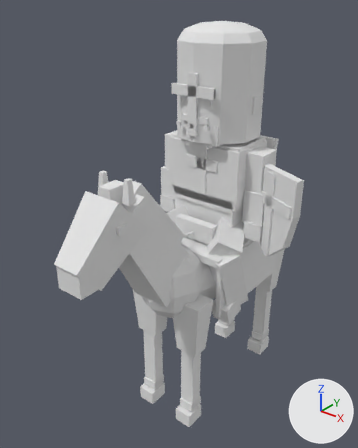
Renders of the glTF model sample_project/assets/3d/units/teutons/cavalry_a3.glb from each side of a commit.
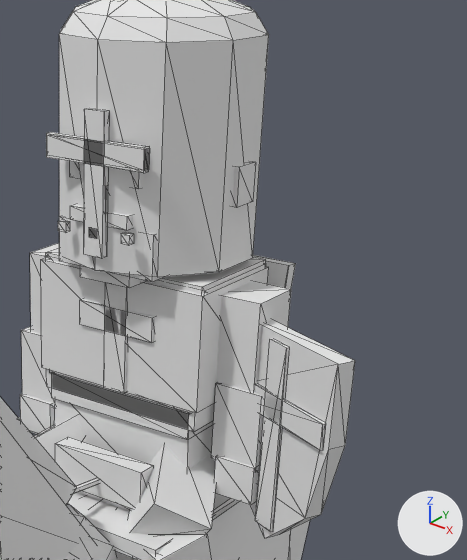
Each version appears first whole from a 50 mm camera at (1.74, -2.58, 2.79) aimed at (-0.08, -0.3, 1.38), and next in a close-up on the part from 42% to 98% of the width and 6% to 59% of the height. Arrows for +X, +Y and +Z are at lower right; the lights stay in place. The last two pictures show the newer version. The close-ups show mesh edges as thin lines. Vertices at exactly the same position are counted once.

Script lines for the objects in view, before the commit:
```python
me_body = bpy.data.meshes.new('Body')
me_body.from_pydata(...)  # 893 vertices, 1450 faces; spans x -0.45..0.68, y -1.29..0.92, z 0.0..2.6
me_body.materials.append(mat_pe_unitpalette)  # white #e7e7e7
ob_body = bpy.data.objects.new('Body', me_body)
ob_body.location = (0.0, 0.0, 0.0)
```
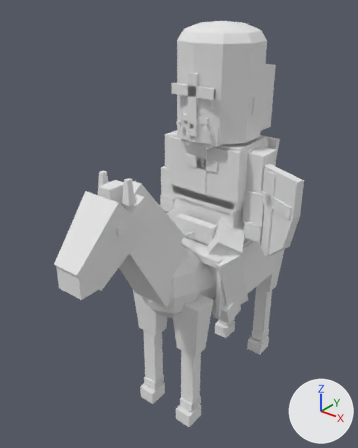
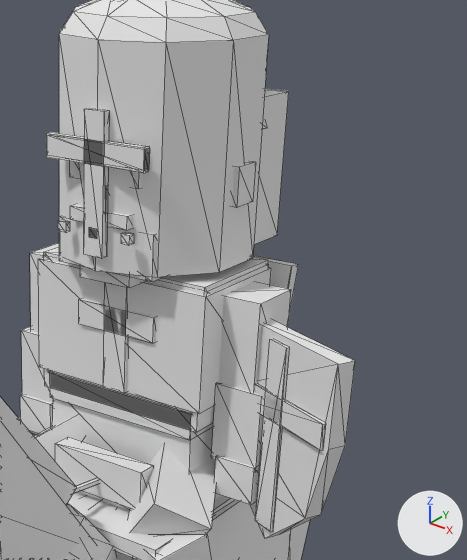
The newer file is also rescaled (x1.03) as a whole; pictures and numbers use the older file's frame.

Where the change shows, as pixel boxes [x1, y1, x2, y2] in the close-ups (467 x 560 px; the box of a moved part takes in the faces that stretch with it):
```json
{"part": 1, "of": "me_body", "change": "moved or reshaped", "before": [41, 258, 269, 413], "after": [43, 254, 269, 295]}
{"part": 2, "of": "me_body", "change": "added", "after": [44, 247, 268, 432]}
{"part": 3, "of": "me_body", "change": "moved or reshaped", "before": [52, 374, 213, 440], "after": [52, 398, 220, 499]}
{"part": 4, "of": "me_body", "change": "added", "after": [38, 258, 271, 414]}
{"part": 5, "of": "me_body", "change": "added", "after": [48, 370, 193, 415], "on screen": "mostly hidden"}
{"part": 6, "of": "me_body", "change": "added", "after": [254, 89, 289, 244]}
{"part": 7, "of": "me_body", "change": "rebuilt", "before": [253, 255, 296, 289], "after": [253, 255, 299, 314]}
{"part": 8, "of": "me_body", "change": "deleted", "before": [45, 255, 266, 294]}
{"part": 9, "of": "me_body", "change": "moved or reshaped", "before": [50, 370, 191, 414], "after": [50, 374, 213, 441], "on screen": "mostly hidden before"}
```

Scene script edits in JSON lines:
```json
{"block": "me_body", "where": "# used by ob_body; location = (0.0, 0.0, 0.0)"}
{"op": "remove", "block": "me_body", "code": "me_body.from_pydata(...)  # 893 vertices, 1450 faces; spans x -0.45..0.68, y -1.29..0.92, z 0.0..2.6"}
{"op": "add", "block": "me_body", "code": "me_body.from_pydata(...)  # 932 vertices, 1520 faces; spans x -0.45..0.68, y -1.29..0.92, z 0.0..2.6"}
{"block": "me_body", "change": "me_body part 1: the loose piece of 8 vertices spanning x -0.26..0.26, y -0.17..0.16, z 1.58..1.9 is scaled about its middle by (0.991, 0.939, 0.688), then moved by (0.0, 0.01, 0.06)"}
{"block": "me_body", "change": "me_body part 2: a new loose piece, a box spanning x -0.26..0.26, y -0.16..0.16, z 1.52..1.92, in mat_pe_unitpalette (white #e7e7e7)"}
{"block": "me_body", "change": "me_body part 3: the loose piece of 8 vertices spanning x -0.23..0.23, y -0.16..0.16, z 1.49..1.57 is scaled about its middle by (1.03, 0.949, 3.75), then moved by (0.0, 0.0, -0.16)"}
{"block": "me_body", "change": "me_body part 4: a new loose piece, a box spanning x -0.27..0.27, y -0.17..0.16, z 1.58..1.9, in mat_pe_unitpalette (white #e7e7e7)"}
{"block": "me_body", "change": "me_body part 5: a new loose piece, a box spanning x -0.247..0.247, y -0.162..0.163, z 1.568..1.603, in mat_pe_unitpalette (white #e7e7e7)"}
{"block": "me_body", "change": "me_body part 6: a new loose piece, a box spanning x -0.25..0.25, y -0.03..0.23, z 1.97..2.35, in mat_pe_unitpalette (white #e7e7e7)"}
{"block": "me_body", "change": "me_body part 7: the loose piece of 8 vertices spanning x -0.3..0.3, y 0.13..0.25, z 1.12..1.9 is rebuilt with 8 vertices and now spans x -0.31..0.31, y 0.13..0.25, z 1.12..1.9"}
{"block": "me_body", "change": "me_body part 8: the loose piece of 8 vertices spanning x -0.26..0.26, y -0.16..0.15, z 1.69..1.91 is deleted"}
{"block": "me_body", "change": "me_body part 9"}
{"block": "me_body", "change": "12 faces are deleted"}
{"block": "me_body", "change": "4 vertices move from x -0.24..0.24, y -0.16..0.16, z 1.6 to x -0.24..0.24, y -0.16..0.16, z 1.49"}
{"block": "me_body", "change": "12 new faces join them"}
{"block": "me_body", "change": "other edits to the shape of me_body do not show in these pictures"}
```
